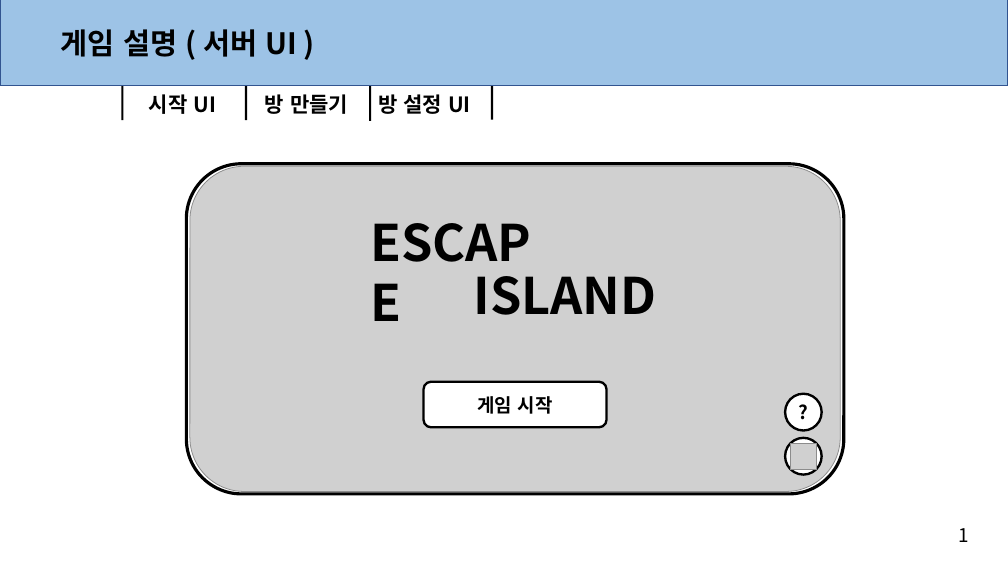
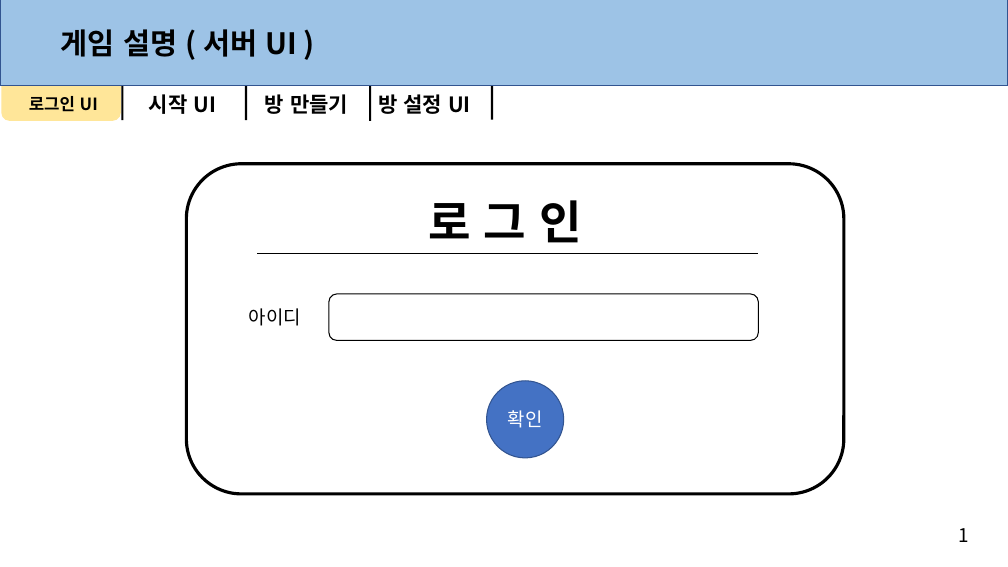
Before and after one commit to anglik0370/EscapeIsland, a slide deck: slide 2 of Document/UI/서버 UI.pptx. Drawn at 1008x567 pixels with LibreOffice and Linux fonts; fonts in the diff are those of the drawing; grey boxes stand for pictures. Boxes give left, top, right and bottom in pixels: in the first picture for what was removed or moved away, otherwise in the second. Text is boxed around its words. In the diff, an @@ line names an element or a change of style, - is before the commit and + after.

```diff
--- a/Document/UI/서버 UI.pptx
+++ b/Document/UI/서버 UI.pptx
@@ rounded rectangle added at box(2, 70, 121, 121), fill #FFE699 @@
@@ text added at box(29, 96, 98, 112), 16 pt, text #000000, bold @@
+로그인 UI
@@ picture removed at box(190, 166, 840, 492) @@
@@ text removed at box(363, 207, 561, 276) @@
-ESCAPE
@@ text added at box(428, 200, 581, 243), 44 pt, text #000000, bold @@
+로 그 인
@@ line added from (257, 253) to (758, 253), #000000 0.5 pt @@
@@ rounded rectangle added at box(329, 294, 758, 340), fill #FFFFFF, outline #000000 1 pt @@
@@ text removed at box(473, 276, 656, 315) @@
-ISLAND
@@ text added at box(249, 308, 301, 326), 18 pt, text #000000 @@
+아이디
@@ rounded rectangle removed at box(423, 382, 606, 427) @@
-게임 시작
@@ ellipse added at box(487, 381, 564, 458), fill #4472C4, outline #325491 1 pt, 18 pt, text #FFFFFF @@
+확인
@@ ellipse removed at box(786, 394, 822, 431) @@
-?
@@ ellipse removed at box(786, 438, 822, 475) @@
@@ picture removed at box(790, 443, 817, 470) @@
```
Also in this commit, not shown: 3 other slides changed, 1 slide removed, 3 other files.
